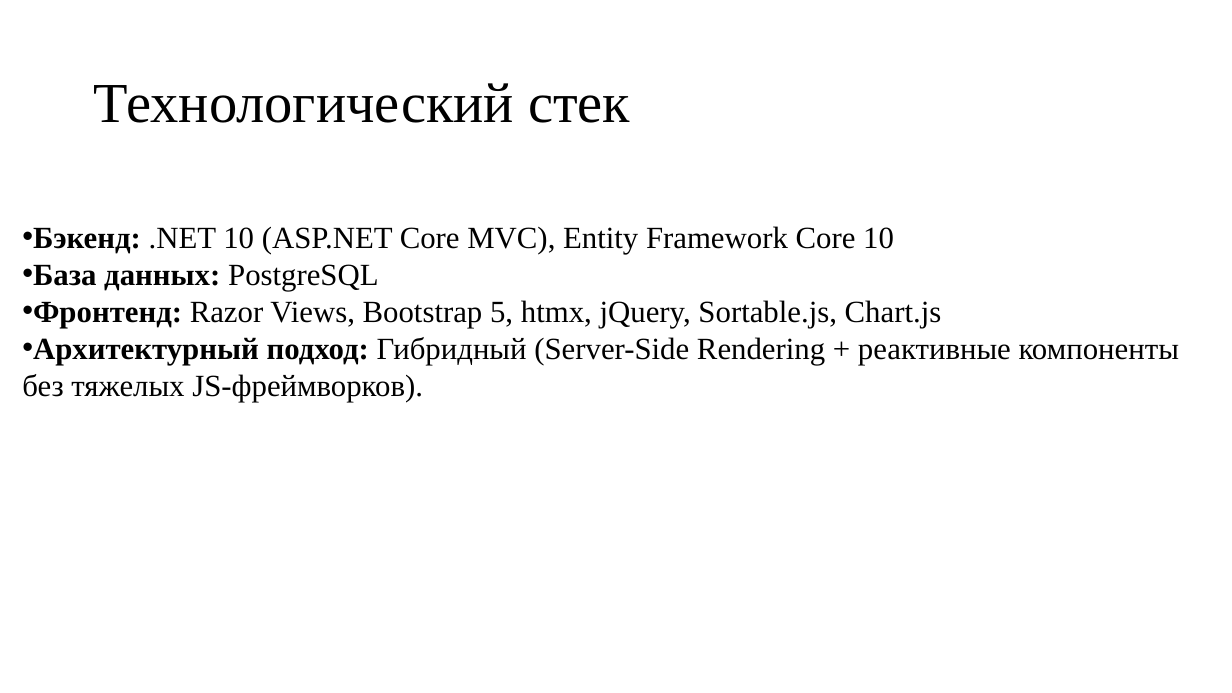
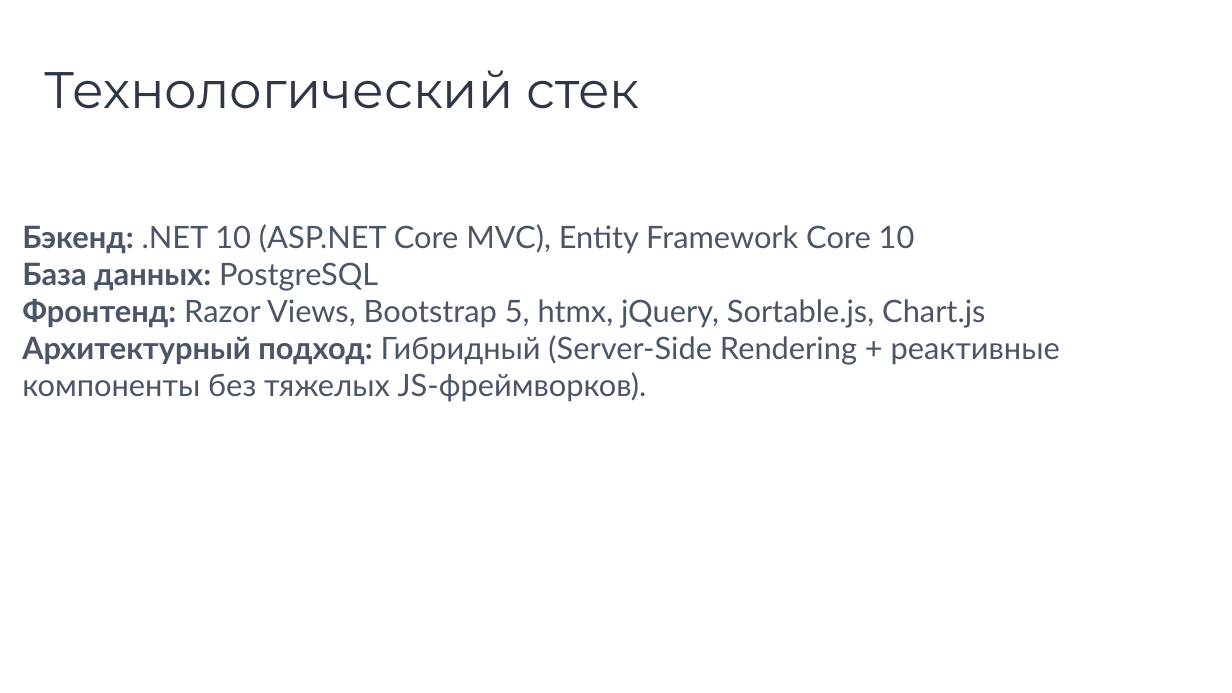
Before and after one commit to k1rer/Diplom-CRM, a slide deck: slide 3 of Resources/CRM.pptx. Drawn at 1232x693 pixels with LibreOffice and Linux fonts; fonts in the diff are those of the drawing. Boxes give left, top, right and bottom in pixels: in the first picture for what was removed or moved away, otherwise in the second. Text is boxed around its words. In the diff, an @@ line names an element or a change of style, - is before the commit and + after.

```diff
--- a/Resources/CRM.pptx
+++ b/Resources/CRM.pptx
@@ title "Технологический стек": place and size @@
-title "Технологический стек" at [94, 83, 630, 123]
+title "Технологический стек" at [45, 70, 640, 109]
@@ title "Технологический стек" at [45, 70, 640, 109]: size 44 to 40 pt, font Times New Roman to Montserrat, text colour #000000 to #2D3748 @@
@@ text "Бэкенд: .NET 10 (ASP.NET Core ..." at [22, 224, 1060, 402]: font Times New Roman to Lato, text colour #000000 to #4A5568; bullet • to none @@
```
Also in this commit, not shown: 2 other slides changed, 5 slides added.
